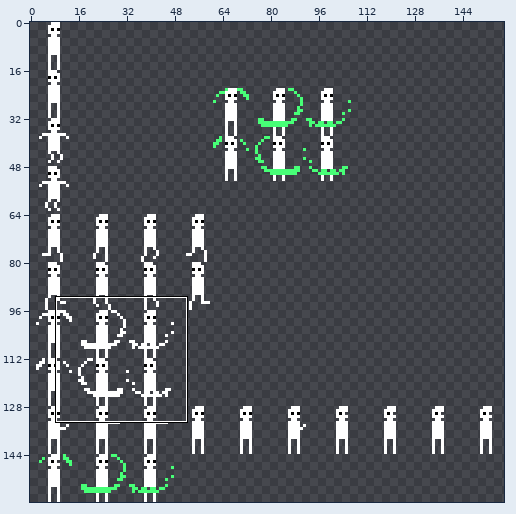
Sprite sheet: example/assets/sprites.png. Above: a wide view before the commit, with the close-up outlined.
Close-up. Before the commit:
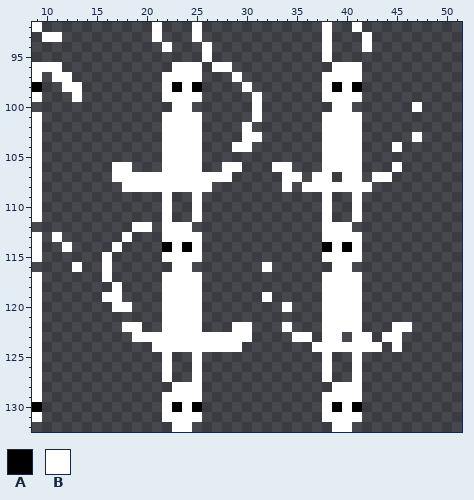
The file is 160x160 pixels. Colours within 5 levels of each other are drawn and written as one. Shown: x 9..51, y 92..132. The wide view leaves out empty margins.
Palette (. is transparent): A #000000  B #ffffff
Pixels before, first column x 9:
 92 B...........B...B............B..B......
 93 .BB.........B...B............B...B.....
 94 .............B...B...........B...B.....
 95 .................B...........B.........
 96 BBB...........BBB.BB..........BBB......
 97 B.BB.........BBBB...B........BBBB......
 98 A..BB........BABA....B.......BABA......
 99 B...B........BBBB.....B......BBBB......
100 ..............BB......B.......BB......B
101 B............BBBB.....B......BBBB......
102 B............BBBB....B.......BBBB......
103 B............BBBB....BB......BBBB.....B
104 B............BBBB...BB.......BBBB...B..
105 B............BBBB............BBBB......
106 B.......BB...BBBB..BB...BB...BBBB...B..
107 B.......BBBBBBBBBBBB.....BB.BB.BB.BB...
108 B........BBBBBBBBB.......B.BBBBBBB.....
109 B............B..B............B..B......
110 B............B..B............B..B......
111 B............B..B............B..B......
112 ..........BB.BBB.............BBB.......
113 B.B......B...BBBB............BBBB......
114 B..B....B....ABAB............ABAB......
115 B......B.....BBBB............BBBB......
116 ....B..B......BB.......B......BB.......
117 B......B.....BBBB............BBBB......
118 B.......B....BBBB............BBBB......
119 B......BB....BBBB......B.....BBBB......
120 B.......BB...BBBB........B...BBBB......
121 B............BBBB............BBBB......
122 B........BB..BBBB...BB...B...BBBB...BB.
123 B.........BBBBBBBBBBBB....BB.BB.BB.BB..
124 B...........BBBBBBBBB.......BBBBBBB.B..
125 B............B..B............B..B......
126 B............B..B............B..B......
127 B............B..B............B..B......
128 B.............BBB.............BBB......
129 B............BBBB............BBBB......
130 A............BABA............BABA......
131 B............BBBB............BBBB......
132 ..............BB..............BB.......
After:
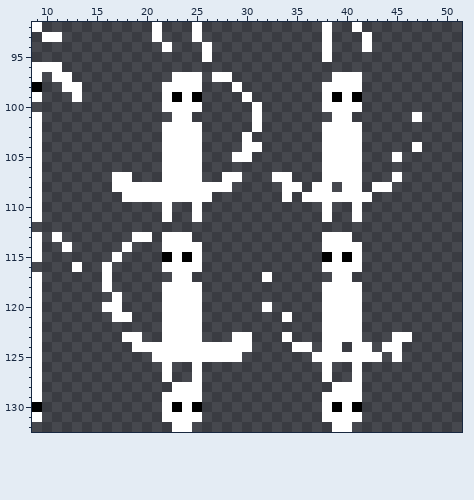
Difference:
Changed rows in their new state; - is an unchanged pixel.
first column x 16:
 96 -------...-..----------...------
 97 ------.----BB.--------.---------
 98 -------B-B---B.--------B-B------
 99 -------A-A----B.-------A-A------
100 ------B--B------------B--B-----.
101 ------.--.------------.--.-----B
102 --------------.B----------------
103 ---------------.---------------.
104 -------------.-B-------------.-B
105 -------------BB--------------B--
106 -..---------..---..----------.--
107 ---...----..-B---B-.-.-B---..B--
108 -B---------BB------B.--.--.BB---
109 --BBBB-BB-B-------B-BB-BB-B-----
112 ---..-...-------------...-------
113 --.BB----.---------------.------
114 -.B---B-B-------------B-B-------
115 .B----A-A-------------A-A-------
116 ------B--B------.-----B--B------
117 ------.--.------B-----.--.------
118 B.------------------------------
119 .---------------.---------------
120 B-.-------------B-.-------------
121 -BB---------------B-------------
122 --..---------..---.----------..-
123 --B-..----...-----B..---B-.-.-B-
124 ---BB---------B----BB.--.--.B---
125 -----B-BB-BBBB-------B-BB-BB-B--
Boxes around the changes in both close-ups, in picture pixels (x1, y1, x2, y2):
changed: (102, 62, 422, 362)
